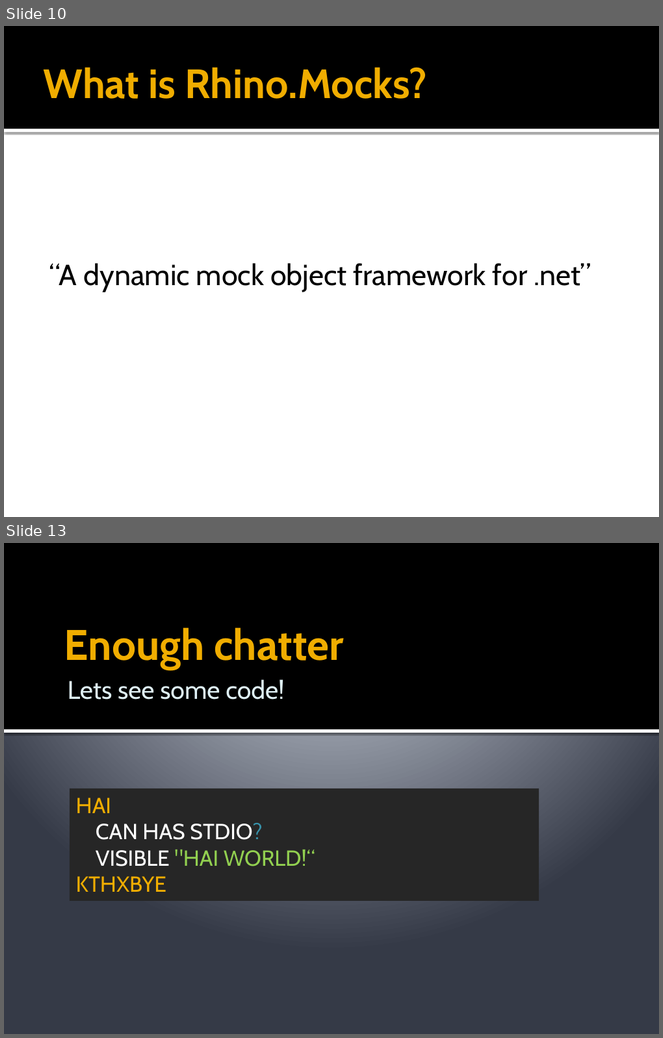
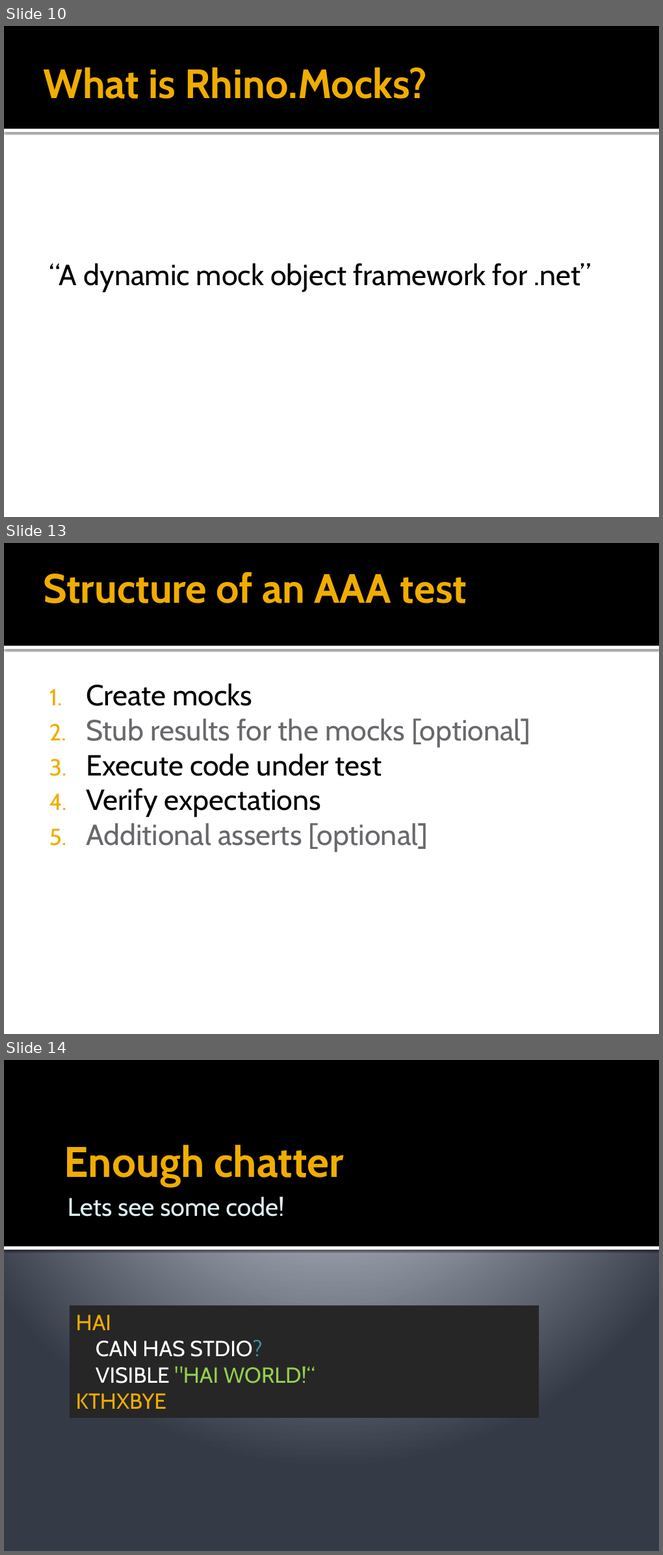
Before and after one commit to stevenharman/codeincubator, a slide deck: Samples/whats-the-deals-with-rhino.mocks/Whats the Deal with Rhino.Mocks.pptx. Shown one above the other, each under a label of ours: slides 10 and 13 before the commit, slides 10, 13 and 14 after it; the slides between them are not shown. The pictures are 663x1038 and 663x1555 pixels, drawn with LibreOffice and Linux fonts; fonts in the diff are those of the drawing; background and template pictures are left out. Boxes give left, top, right and bottom in pixels: in the first picture for what was removed or moved away, otherwise in the second. Text is boxed around its words. In the diff, an @@ line names an element or a change of style, - is before the commit and + after.

```diff
--- a/Samples/whats-the-deals-with-rhino.mocks/Whats the Deal with Rhino.Mocks.pptx
+++ b/Samples/whats-the-deals-with-rhino.mocks/Whats the Deal with Rhino.Mocks.pptx
@@ slide 13 added at (4, 543, 659, 1034), background #FFFFFF; not listed: 2 template elements that a slide beside it also shows @@
@@ title added at (43, 572, 467, 603), 45 pt, text #F0AD00, bold @@
+Structure of an AAA test
@@ text added at (86, 683, 530, 852), 32 pt, text #68686D @@
+1. Create mocks
+2. Stub results for the mocks [optional]
+3. Execute code under test
+4. Verify expectations
+5. Additional asserts [optional]
@@ what was slide 13 is now slide 14 @@
```
Also in this commit, not shown: 2 slides changed.
